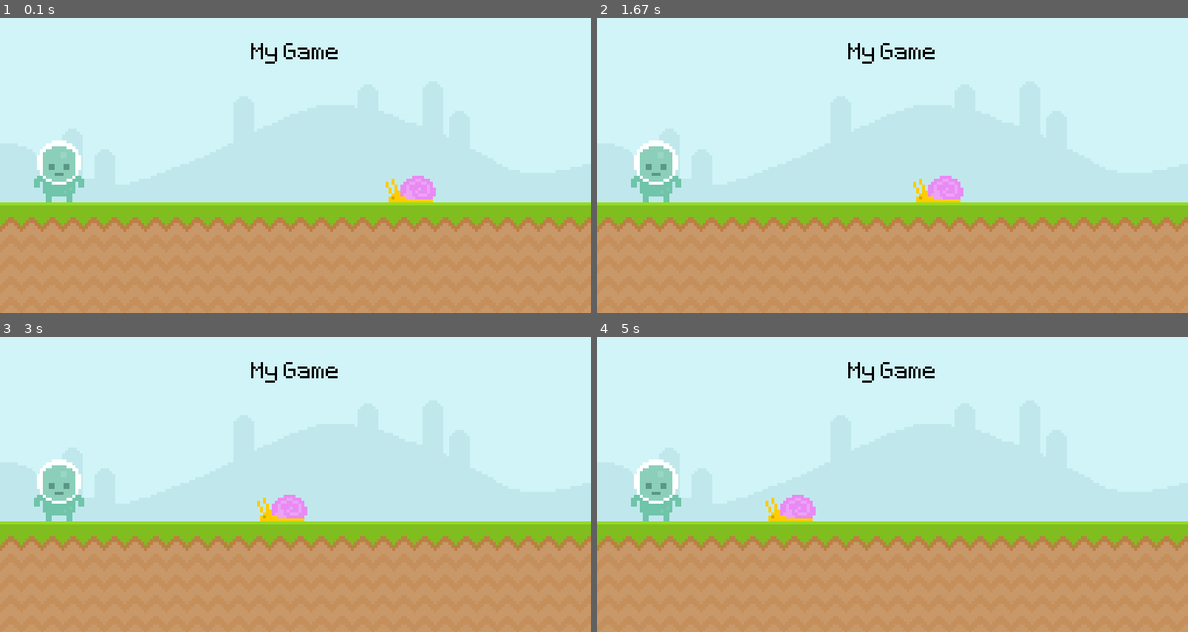
Above: before the commit, frames 1-4 (two rows, left to right).
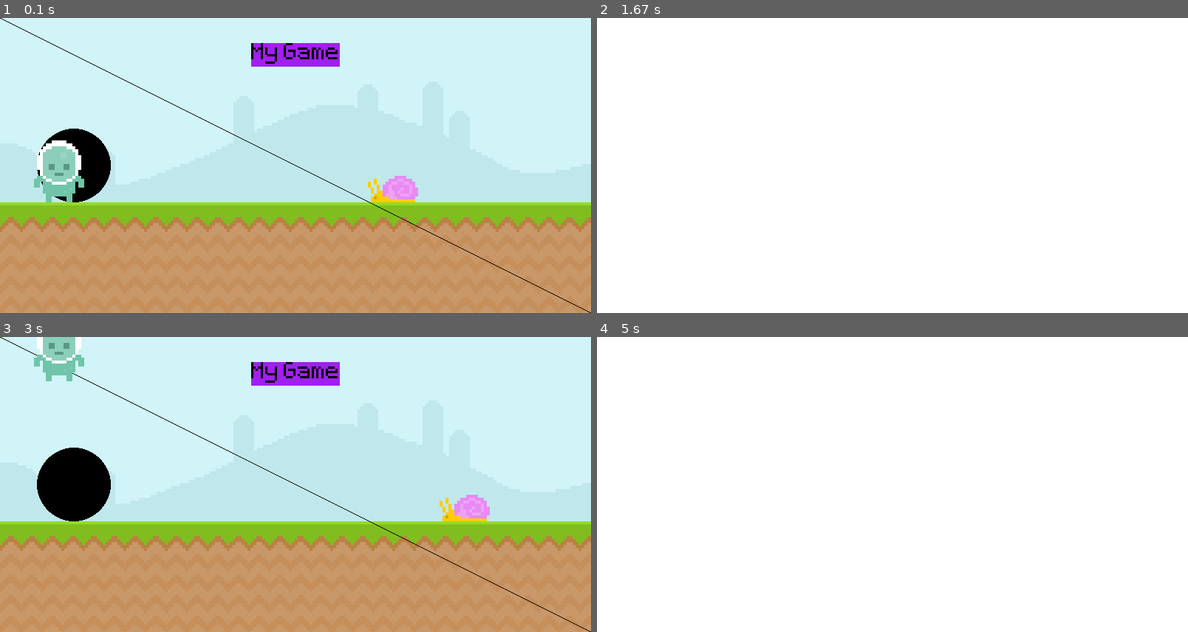
Above: after the commit, the same moments.

Repository: IamOppy/LearningPygame
Game: pygame game, started from FirstPY.py
Two runs of this game, one before a commit and one after it. Both use one fixed random seed, a clock stepped at 60 frames per second and the inputs below.
Inputs (mouse positions are in pixels of both pictures, inside the frame that each line leads up to):
- Up to frame 1 (0.1 s): no input
- Up to frame 2 (1.67 s): press the mouse at (656, 171) at 0.37 s; move the mouse to (762, 127) at 0.47 s; release the mouse at (868, 85) at 0.6 s; press the mouse at (656, 41) at 0.7 s; move the mouse to (667, 144) at 0.8 s; release the mouse at (685, 251) at 0.93 s; hold Space 1-1.47 s; move the mouse to (815, 186) at 1.03 s
- Up to frame 3 (3 s): tap Space at 2.33, 2.67 s
- Up to frame 4 (5 s): press the mouse at (656, 360) at 3.03 s; move the mouse to (803, 366) at 3.13 s; release the mouse at (951, 375) at 3.27 s; press the mouse at (656, 490) at 3.87 s; move the mouse to (756, 531) at 3.97 s; release the mouse at (857, 575) at 4.1 s; press the mouse at (656, 360) at 4.2 s; move the mouse to (709, 466) at 4.3 s; release the mouse at (762, 578) at 4.43 s

The runs differ from the first frame. In frame 1, 3.1% of the frame differs, in the area x 0-100%, y 0-100%; in frame 2, 100%; in frame 3, 5.7%; in frame 4, 100%.

Commit message:
Second Commit

Diff:
--- a/FirstPY.py
+++ b/FirstPY.py
@@ -2,6 +2,8 @@
 from sys import exit
 import os
 from random import randint
+
+from pygame.constants import K_SPACE, KEYDOWN
 
 pygame.init()
 
@@ -22,47 +24,87 @@
 TEXT_SURFACE = FONT_.render("My Game", False, "Black")
 TEXT_RECT = TEXT_SURFACE.get_rect(center=(400, 50))
 
-ENEMY_SURFACE = pygame.image.load(os.path.join(
+PLAYER_SURFACE = pygame.image.load(os.path.join(
     "BuildingBlocks/Players", "Player_stand.png")).convert_alpha()
-ENEMY_RECT = ENEMY_SURFACE.get_rect(midbottom=(80, 250))
+PLAYER_RECT = PLAYER_SURFACE.get_rect(midbottom=(80, 250))
+PLAYER_GRAVITY = 0
+GAME_RUNNING = True
 
 
 def draw_window():
     SCREEN.blit(SKY_SURFACE, (0, 0))
     SCREEN.blit(GROUND_SURFACE, (0, 250))
-    SCREEN.blit(TEXT_SURFACE, (TEXT_RECT))
+
+    pygame.draw.rect(SCREEN, "purple", TEXT_RECT)
+    pygame.draw.rect(SCREEN, "purple", TEXT_RECT, 10)
+    pygame.draw.line(SCREEN, "Black", start_pos=(0, 0), end_pos=(800, 400))
+    pygame.draw.ellipse(SCREEN, "black", pygame.Rect(50, 150, 100, 100))
+
+    SCREEN.blit(TEXT_SURFACE, TEXT_RECT)
     SCREEN.blit(SNAIL_SURFACE, SNAIL_RECT)
-    SCREEN.blit(ENEMY_SURFACE, ENEMY_RECT)
+    SCREEN.blit(PLAYER_SURFACE, PLAYER_RECT)
 
 
 def SNAIL_POS_RESET():
-    SNAIL_RECT.x -= 1
+    SNAIL_RECT.x -= 5
     if SNAIL_RECT.right <= 0:
         SNAIL_RECT.left = 800
 
 
-def collision_detections_Key_Detections():
+def collision_detections_MouseKey_Detections():
     key_detection = pygame.mouse.get_pressed()
     mouse_pos = pygame.mouse.get_pos()
-    if ENEMY_RECT.colliderect(SNAIL_RECT):
+    if PLAYER_RECT.colliderect(SNAIL_RECT):
         print('Collided')
-    elif ENEMY_RECT.collidepoint(mouse_pos):
+    elif PLAYER_RECT.collidepoint(mouse_pos):
         print("Mouse Detected on Object")
         print(key_detection)
+
+
+def actions():
+    keys = pygame.key.get_pressed()
+    if keys[pygame.K_SPACE]:
+        print('Key pressed')
+
+
+def border_limit():
+    if PLAYER_RECT.bottom > 250:
+        PLAYER_RECT.bottom = 250
+
+
+def game_state_end():
+    global GAME_RUNNING
+    if SNAIL_RECT.colliderect(PLAYER_RECT):
+        GAME_RUNNING = False
+        SCREEN.fill("white")
 
 
 while True:
     for event in pygame.event.get():
         if event.type == pygame.QUIT:
-            pygame.exit()
             exit()
-        if event.type == pygame.MOUSEMOTION:
-            if ENEMY_RECT.collidepoint(event.pos):
-                print("Mouse Object detected on Enemy")
 
-    SNAIL_POS_RESET()
-    # collision_detections_Key_Detections()
-    draw_window()
+        if GAME_RUNNING:
+            if event.type == pygame.MOUSEMOTION:
+                if PLAYER_RECT.collidepoint(event.pos):
+                    PLAYER_GRAVITY = -20
+            if event.type == pygame.KEYDOWN:
+                if event.key == K_SPACE and PLAYER_RECT.bottom == 250:  # IF PLAYER HITS THE GROUND, THE PLAYER CAN JUMP
+                    PLAYER_GRAVITY = -20
+        else:
+            if event.type == pygame.KEYDOWN and event.key == K_SPACE:
+                GAME_RUNNING = True
+                SNAIL_RECT.left = 800
 
-    pygame.display.update()
-    CLOCK.tick(60)
+    if GAME_RUNNING:
+        PLAYER_GRAVITY += 1
+        PLAYER_RECT.y += PLAYER_GRAVITY
+
+        SNAIL_POS_RESET()
+        border_limit()
+        # collision_detections_MouseKey_Detections()
+        draw_window()
+        game_state_end()
+
+        pygame.display.update()
+        CLOCK.tick(60)
